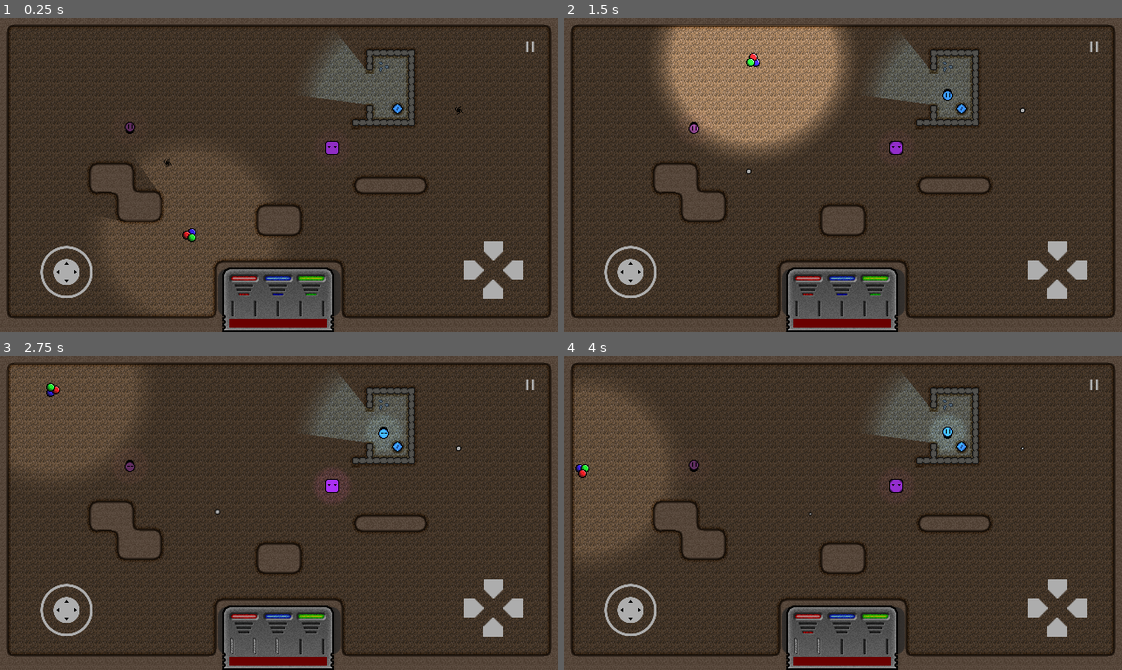
Above: before the commit, frames 1-4 (two rows, left to right).
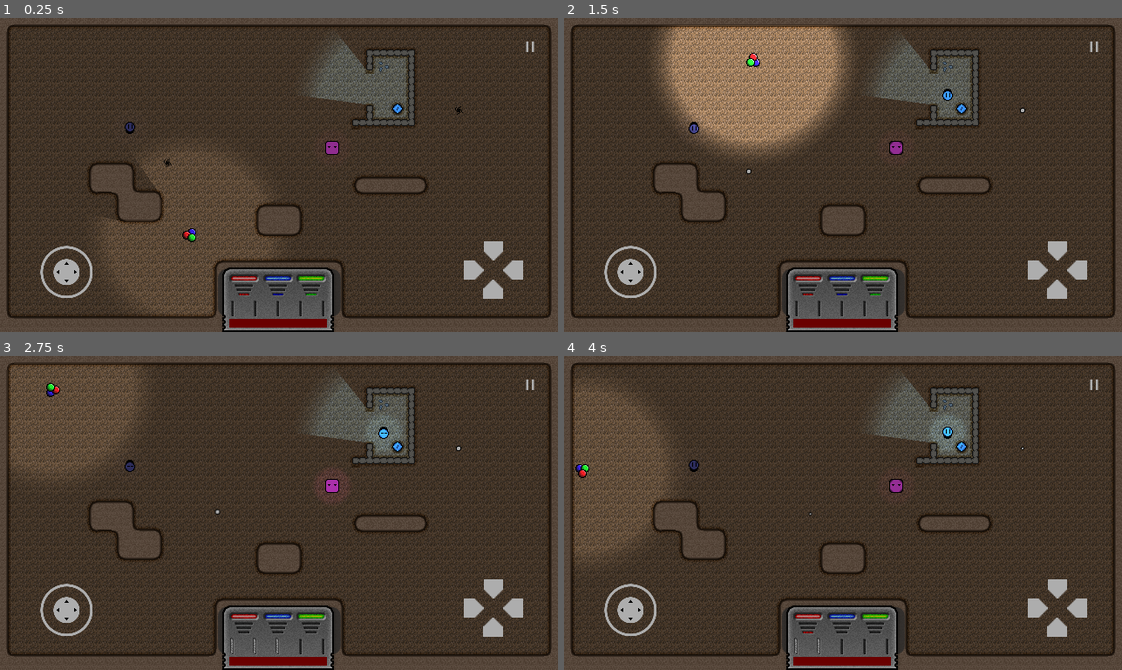
Above: after the commit, the same moments.

Repository: Degenerate-Games/shadows-below
Game: Godot game, scene res://scenes/levels/sprite_Test.tscn
The game is run twice, just before and just after one commit, with the same random seed, the same clock (stepped at 60 frames per second) and the same inputs. This scene is started directly instead of the project's main scene.
Inputs (mouse positions are in pixels of both pictures, inside the frame that each line leads up to):
- Up to frame 1 (0.25 s): no input
- Up to frame 2 (1.5 s): move the mouse to (815, 237) at 0.52 s; hold W (move_up) 0.53-1.25 s; tap B (bake) at 0.6 s; click (815, 237) at 0.67 s; drag from (1010, 222) to (753, 96) at 1.27 s
- Up to frame 3 (2.75 s): move the mouse to (111, 465) at 2.02 s; hold A (move_left) from 2.03 s (still down); tap K (mixing_ui_clear) at 2.1 s
- Up to frame 4 (4 s): release A (move_left) at 2.75 s; drag from (870, 513) to (692, 465) at 2.77 s; move the mouse to (759, 434) at 3.52 s; hold S (move_down) from 3.53 s (still down); tap J (mixing_ui_red) at 3.6 s

The runs differ from the first frame. In frame 1, 0.1% of the frame differs, in the area x 22-61%, y 33-44%; in frame 2, 0.1%; in frame 3, 0.1%; in frame 4, 0.1%.

Commit message:
Update enemy total_power

Diff:
--- a/scenes/enemies/enemy_a.tscn
+++ b/scenes/enemies/enemy_a.tscn
@@ -92,7 +92,7 @@
 motion_mode = 1
 script = ExtResource("1_o7fok")
 max_speed = 50
-total_power = 2
+total_power = 1
 
 [node name="AnimatedSprite2D" type="AnimatedSprite2D" parent="."]
 z_index = 1
--- a/scenes/enemies/enemy_b.tscn
+++ b/scenes/enemies/enemy_b.tscn
@@ -91,7 +91,7 @@
 motion_mode = 1
 script = ExtResource("1_h4t6v")
 max_speed = 75
-total_power = 5
+total_power = 4
 
 [node name="AnimatedSprite2D" type="AnimatedSprite2D" parent="."]
 texture_filter = 1
